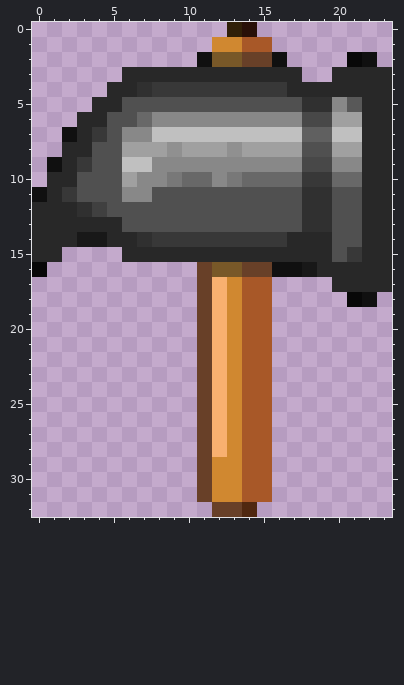
Pixel-art sprite, stored at objects/projectiles/hammer/texture.png. The first picture shows the starting point.
The file is 24x33 pixels.
After:
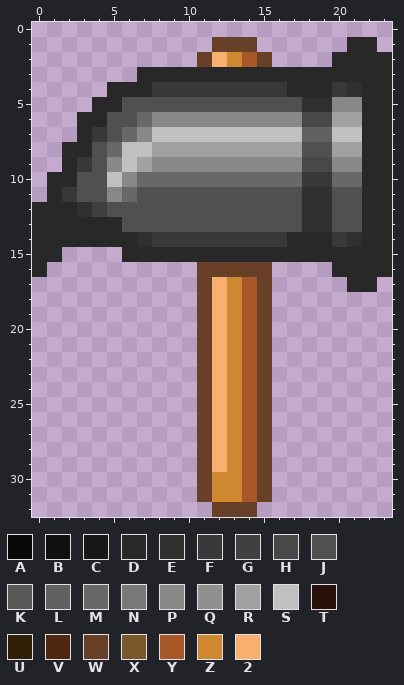
Palette (. is transparent): A #080808  B #101010  C #181818  D #282828  E #303030  F #383838  G #404040  H #484848  J #505050  K #585858  L #606060  M #686868  N #787878  P #888888  Q #909090  R #a0a0a0  S #c0c0c0  T #281008  U #302008  V #502810  W #684028  X #785828  Y #a85828  Z #d08830  2 #f8b070
Change:
{"y":0,"x":13,"old":"UT","new":".."}
{"y":1,"x":12,"old":"ZZYY","new":"WWW."}
{"y":1,"x":21,"old":"..","new":"DD"}
{"y":2,"x":11,"old":"BXXW","new":"W2ZY"}
{"y":2,"x":16,"old":"B","new":"."}
{"y":2,"x":20,"old":".AB.","new":"DDDD"}
{"y":3,"x":6,"old":"D","new":"."}
{"y":3,"x":18,"old":"..","new":"DD"}
{"y":4,"x":7,"old":"E","new":"D"}
{"y":4,"x":20,"old":"DD","new":"FE"}
{"y":5,"x":21,"old":"K","new":"P"}
{"y":7,"x":2,"old":"B","new":"."}
{"y":7,"x":6,"old":"P","new":"M"}
{"y":8,"x":5,"old":"JRR","new":"MSS"}
{"y":8,"x":9,"old":"Q","new":"R"}
{"y":8,"x":13,"old":"Q","new":"R"}
{"y":9,"x":1,"old":"B","new":"."}
{"y":9,"x":5,"old":"J","new":"P"}
{"y":9,"x":7,"old":"S","new":"R"}
{"y":10,"x":5,"old":"JRPPN","new":"SPMMM"}
{"y":10,"x":12,"old":"PN","new":"MM"}
{"y":11,"x":0,"old":"B","new":"."}
{"y":11,"x":5,"old":"JPP","new":"PMJ"}
{"y":14,"x":3,"old":"CC","new":"DD"}
{"y":14,"x":20,"old":"JJ","new":"FE"}
{"y":15,"x":20,"old":"JF","new":"DD"}
{"y":16,"x":0,"old":"A","new":"D"}
{"y":16,"x":12,"old":"XX","new":"WW"}
{"y":16,"x":16,"old":"BBCD","new":"...."}
{"y":17,"x":15,"old":"Y","new":"W"}
{"y":17,"x":20,"old":"D","new":"."}
{"y":17,"x":23,"old":"D","new":"."}
{"y":18,"x":15,"old":"Y","new":"W"}
{"y":18,"x":21,"old":"AB","new":".."}
{"y":19,"x":15,"old":"Y","new":"W"}
{"y":20,"x":15,"old":"Y","new":"W"}
{"y":21,"x":15,"old":"Y","new":"W"}
{"y":22,"x":15,"old":"Y","new":"W"}
{"y":23,"x":15,"old":"Y","new":"W"}
{"y":24,"x":15,"old":"Y","new":"W"}
{"y":25,"x":15,"old":"Y","new":"W"}
{"y":26,"x":15,"old":"Y","new":"W"}
{"y":27,"x":15,"old":"Y","new":"W"}
{"y":28,"x":15,"old":"Y","new":"W"}
{"y":29,"x":12,"old":"Z","new":"2"}
{"y":29,"x":15,"old":"Y","new":"W"}
{"y":30,"x":15,"old":"Y","new":"W"}
{"y":31,"x":15,"old":"Y","new":"W"}
{"y":32,"x":14,"old":"V","new":"W"}
{"label":"changed","picture_box":[32,22,392,517]}
